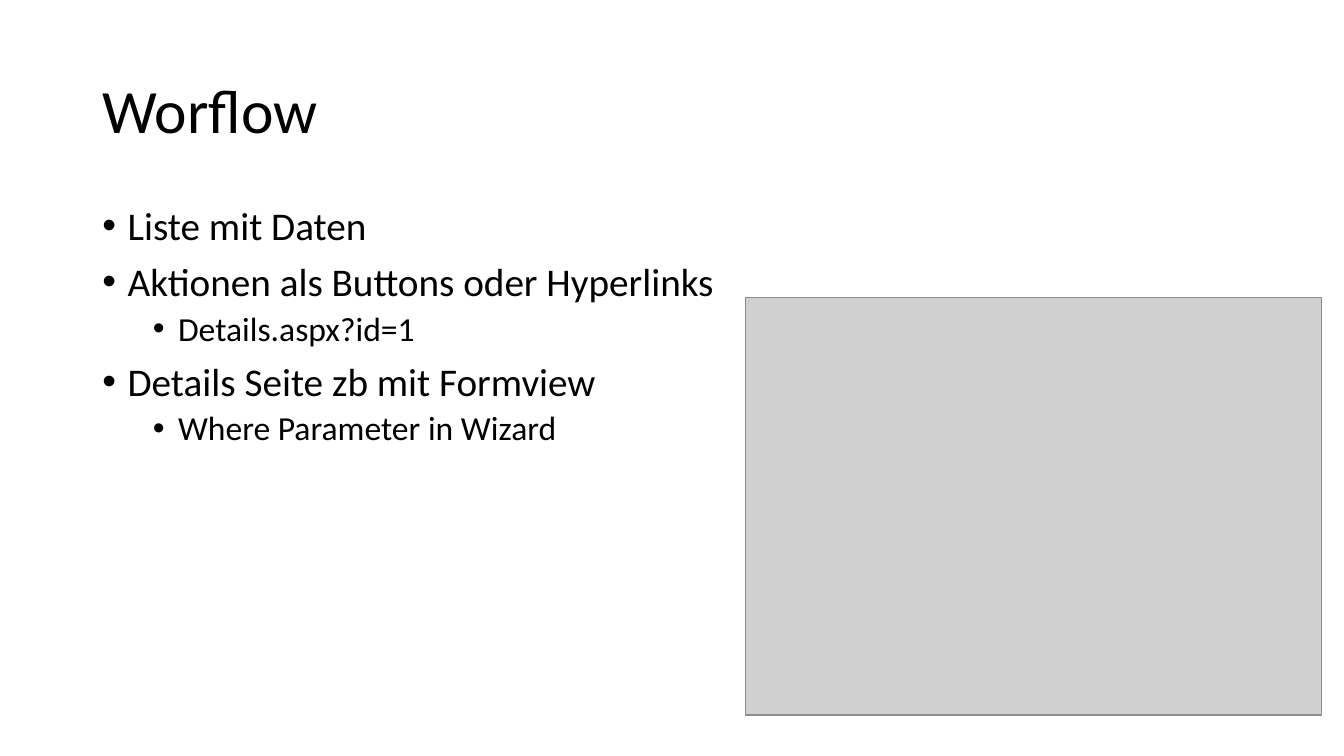
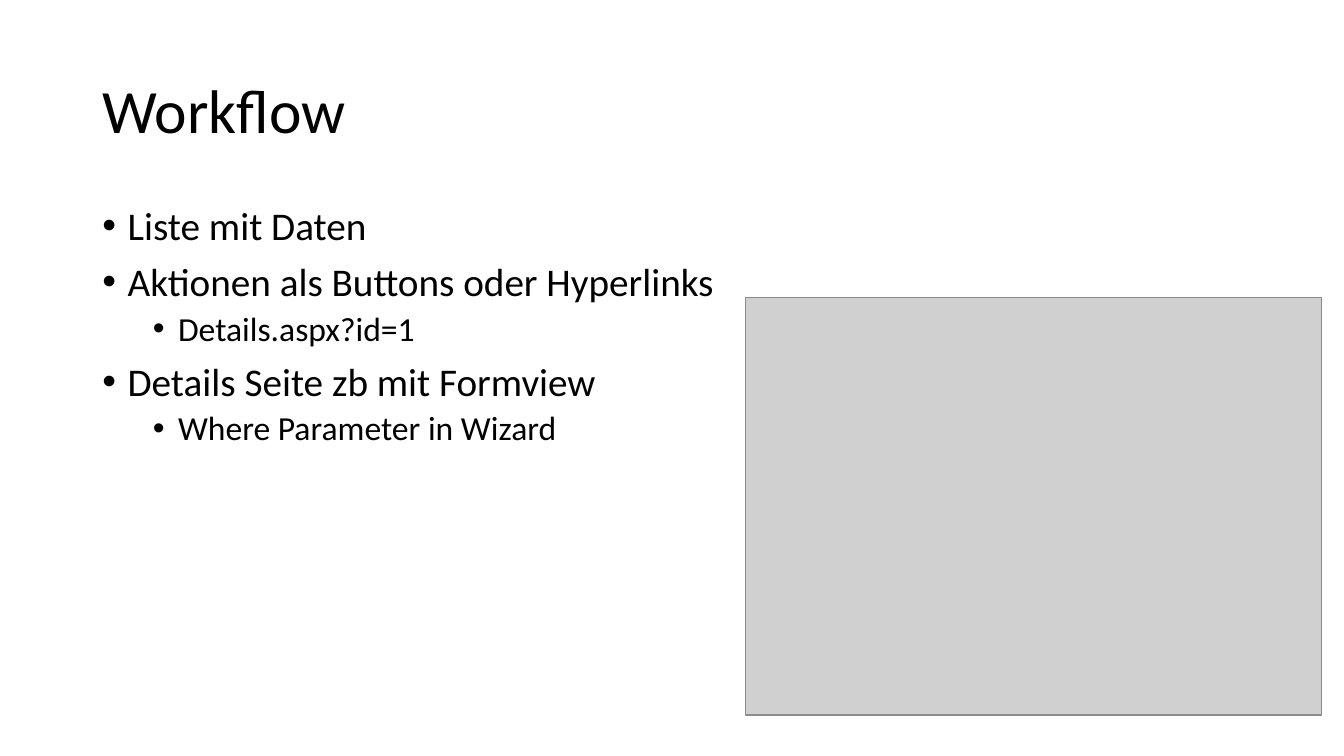
Before and after one commit to ppedvAG/WebformsKurs, a slide deck: slide 9 of 08ManagingDataAccess.pptx. Drawn at 1344x756 pixels with LibreOffice and Linux fonts; fonts in the diff are those of the drawing; grey boxes stand for pictures. Boxes give left, top, right and bottom in pixels: in the first picture for what was removed or moved away, otherwise in the second. Text is boxed around its words. In the diff, an @@ line names an element or a change of style, - is before the commit and + after.

```diff
--- a/08ManagingDataAccess.pptx
+++ b/08ManagingDataAccess.pptx
@@ title at box(102, 90, 345, 134): text changed @@
-Worflow
+Workflow
```
Also in this commit, not shown: 4 slides added, 17 slides removed, 34 other files.
